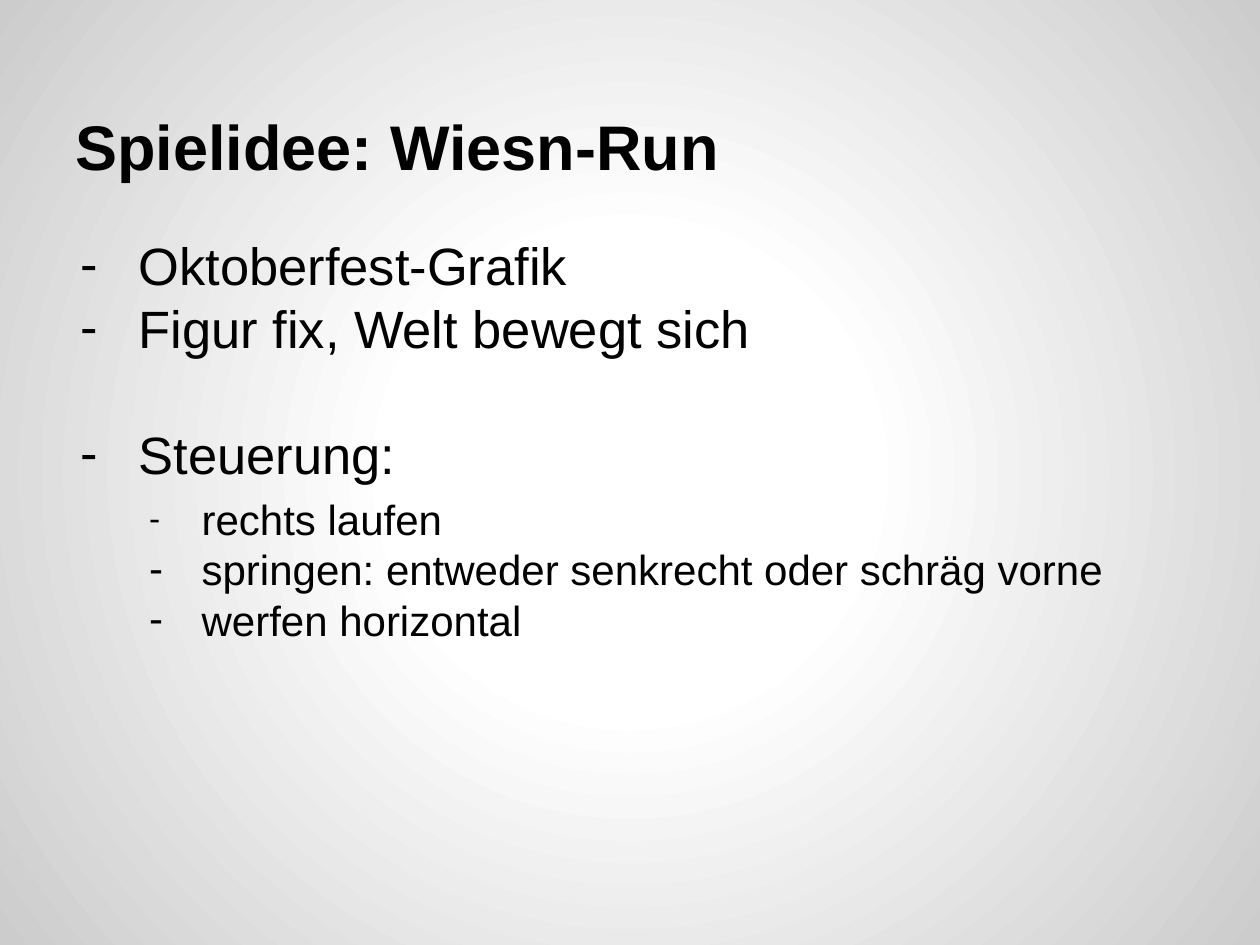
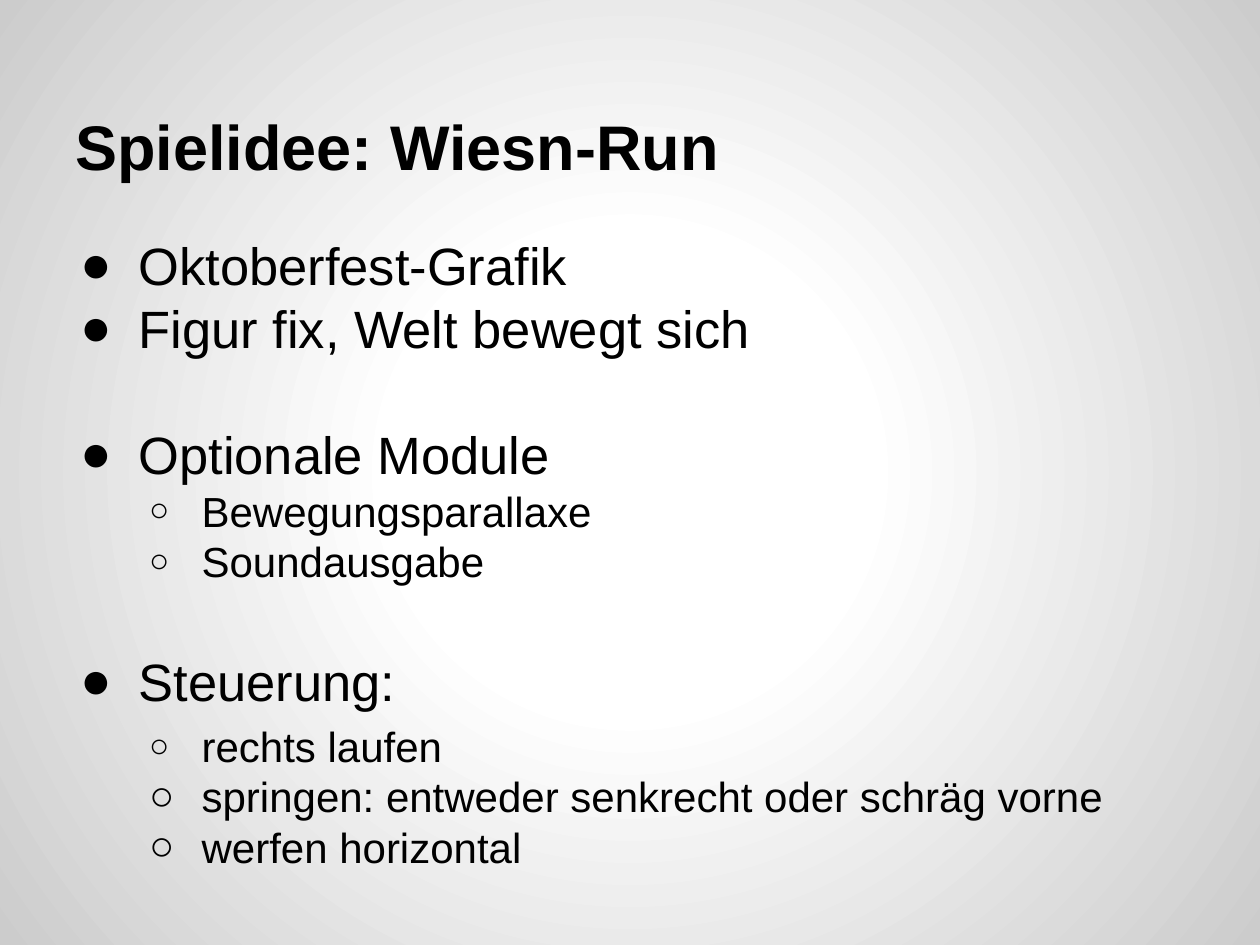
Before and after one commit to pffelix/Oktoberfest-Run, a slide deck: slide 3 of OOD/Präsentation/ Präsentation 3.6.15 ohne Zusatzfolien.pptx. Drawn at 1260x945 pixels with LibreOffice and Linux fonts; fonts in the diff are those of the drawing. Boxes give left, top, right and bottom in pixels: in the first picture for what was removed or moved away, otherwise in the second. Text is boxed around its words. In the diff, an @@ line names an element or a change of style, - is before the commit and + after.

```diff
--- a/OOD/Präsentation/ Präsentation 3.6.15 ohne Zusatzfolien.pptx
+++ b/OOD/Präsentation/ Präsentation 3.6.15 ohne Zusatzfolien.pptx
@@ text at [139, 247, 1103, 864]: bullet - to ●; bullet - to ○; list level 1 to 2 in "springen: entweder senkrecht oder schräg ..."; list level 1 to 2 in "werfen horizontal" @@
@@ text at [139, 436, 592, 585]: paragraphs added @@
+● Optionale Module
+  ○ Bewegungsparallaxe
+  ○ Soundausgabe
```
Also in this commit, not shown: 9 other slides changed, 1 other file.
